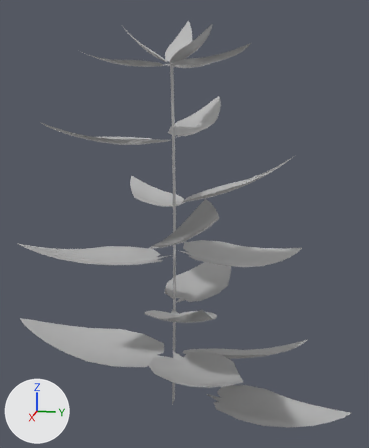
Two versions of the FBX model ValleyProduction/Assets/_Art/Meshes/Environment/Forest/Nettle/SM_Nettle_01_LOD0.fbx, one commit apart.
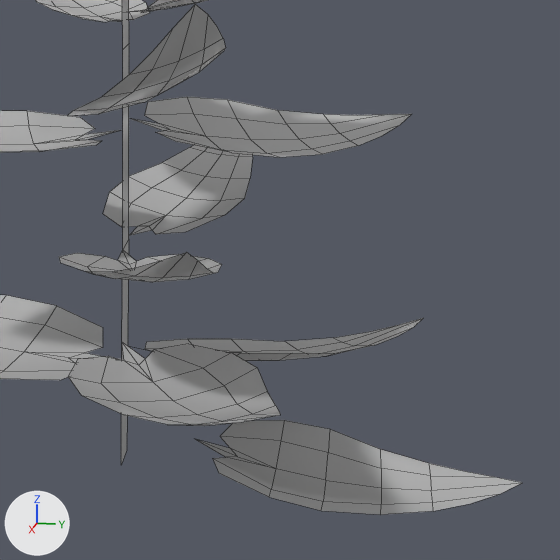
There are two pictures of each version: one whole from a 50 mm lens placed at (1.727, 0.388, 1.144), pointed at (-0.028, 0.037, 0.706), one close up on the part from 32% to 100% of the width and 44% to 100% of the height. Arrows for +X, +Y and +Z are at lower left; the lights stay in place. The close-ups show mesh edges as thin lines. Where no turn or scale is listed for an object, it has been applied to the vertices.

The scene before the commit, as lines of its bpy script (objects in view):
```python
me_mesh = bpy.data.meshes.new('Mesh')
me_mesh.from_pydata(...)  # 637 vertices, 460 faces; spans x -0.562..0.516, y -0.653..0.662, z 0.0..1.406
me_mesh.materials.append(mat_material__27)  # grey #bcbcbc
ob_sm_nettle_01_lod0 = bpy.data.objects.new('SM_Nettle_01_LOD0', me_mesh)
ob_sm_nettle_01_lod0.location = (0.002, 0.0, 0.0)
```
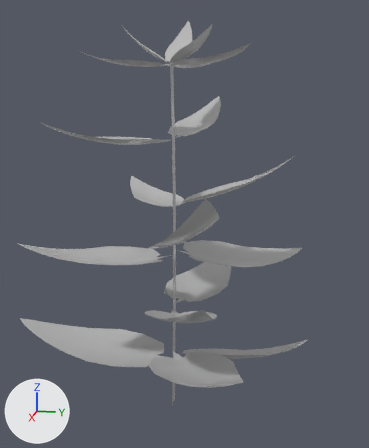
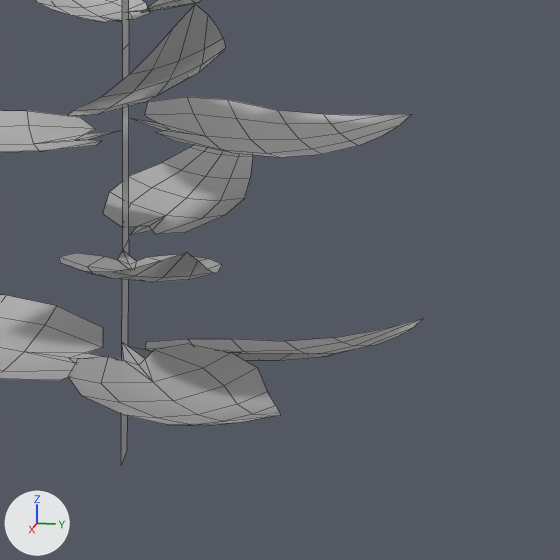
The newer file is also turned or shifted as a whole; pictures and numbers use the older file's frame.

What differs and where, as boxes [x1, y1, x2, y2] in the close-ups (560 x 560 px):
'SM_Nettle_01_LOD0', reshaped
    before: [0, 0, 522, 515]
    after: [0, 0, 423, 464]
part 1 of me_mesh, deleted
    before: [195, 420, 522, 515]

The edits, one by one:
me_mesh has 637 vertices, 460 faces and spans x -0.562..0.516, y -0.653..0.662, z 0.0..1.406.
me_mesh is used by ob_sm_nettle_01_lod0; location (0.002, 0.0, 0.0).
me_mesh part 1: the loose piece of 33 vertices spanning x -0.117..0.122, y 0.123..0.662, z 0.0..0.051 is deleted.
